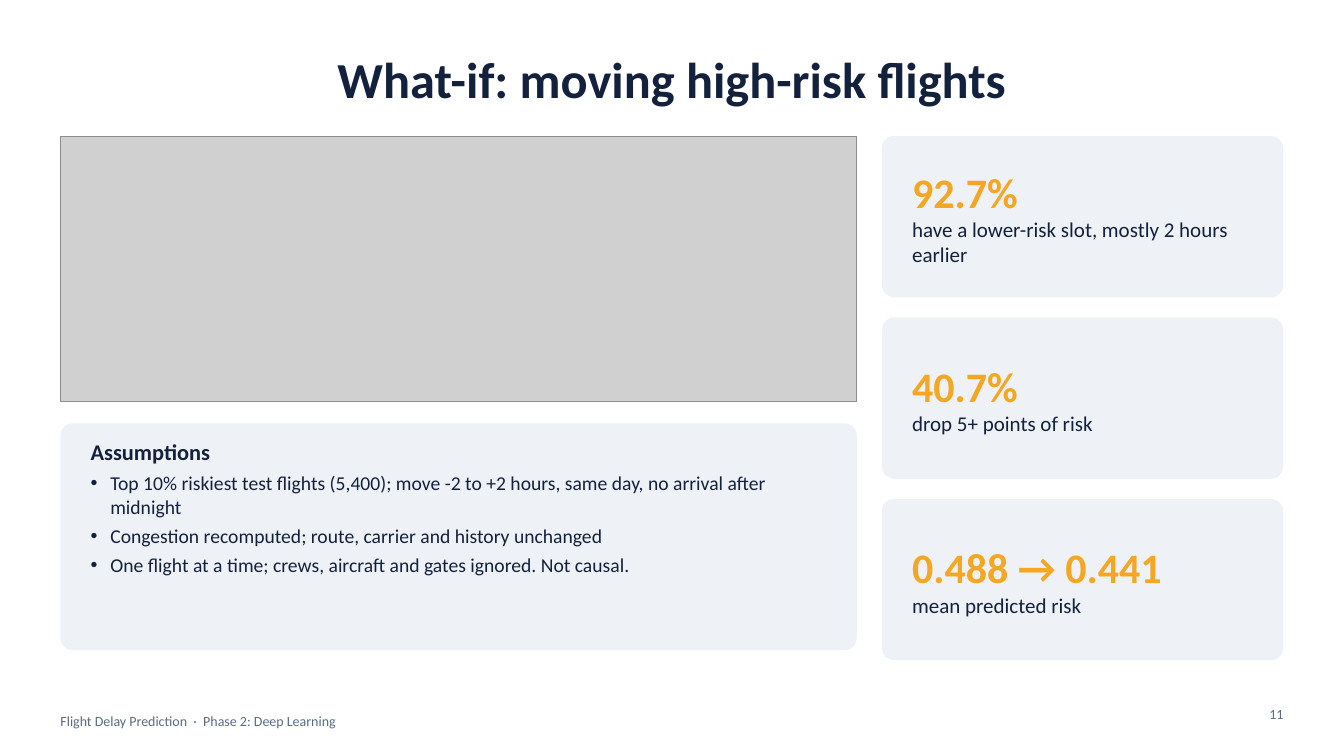
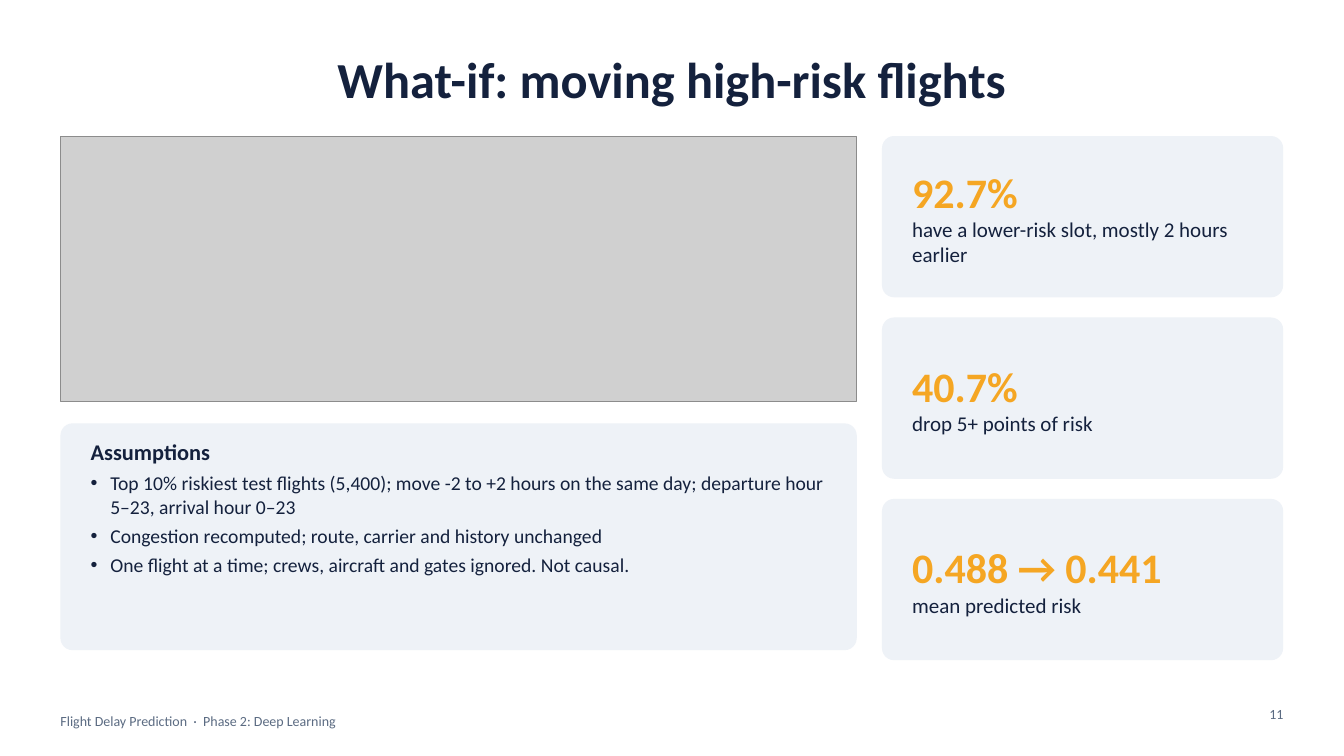
Before and after one commit to mayank-pillai-99/flight-delay-prediction, a slide deck: slide 11 of phase2/presentation/flight_delay_dl_presentation.pptx. Drawn at 1344x756 pixels with LibreOffice and Linux fonts; fonts in the diff are those of the drawing; grey boxes stand for pictures. Boxes give left, top, right and bottom in pixels: in the first picture for what was removed or moved away, otherwise in the second. Text is boxed around its words. In the diff, an @@ line names an element or a change of style, - is before the commit and + after.

```diff
--- a/phase2/presentation/flight_delay_dl_presentation.pptx
+++ b/phase2/presentation/flight_delay_dl_presentation.pptx
@@ text at <box>110,476,823,517</box>: text changed @@
-• Top 10% riskiest test flights (5,400); move -2 to +2 hours, same day, no arrival after midnight
+• Top 10% riskiest test flights (5,400); move -2 to +2 hours on the same day; departure hour 5–23, arrival hour 0–23
```
Also in this commit, not shown: 4 other slides changed, 3 other files.
